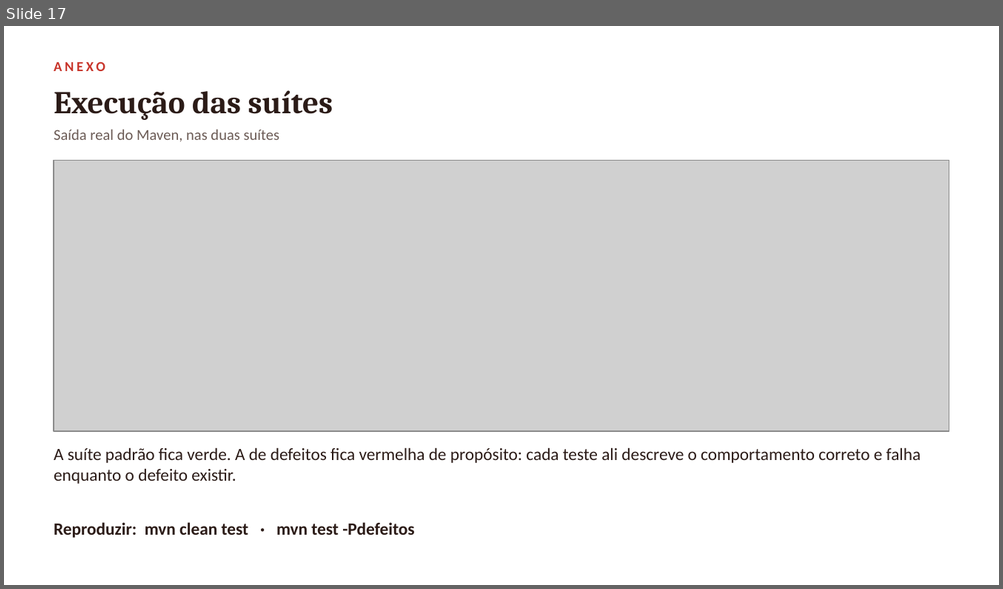
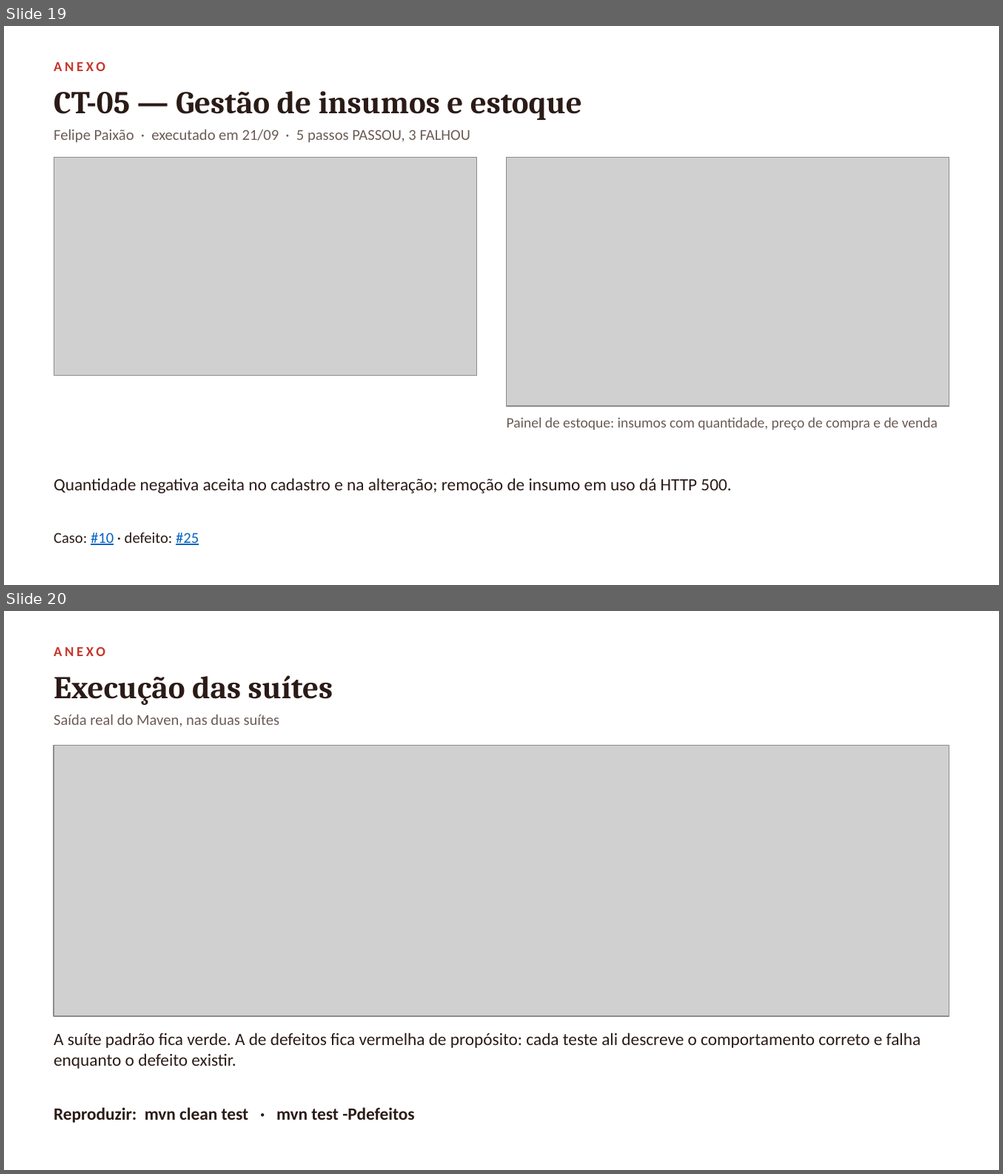
Before and after one commit to vini-pinheiro/trabalho-qualidade-e-teste-de-software, a slide deck: docs/entrega-1/apresentacao/apresentacao-entrega-1.pptx. Shown one above the other, each under a label of ours: slide 17 before the commit, slides 19 and 20 after it. The pictures are 1003x589 and 1003x1174 pixels, drawn with LibreOffice and Linux fonts; fonts in the diff are those of the drawing; grey boxes stand for pictures. Boxes give left, top, right and bottom in pixels: in the first picture for what was removed or moved away, otherwise in the second. Text is boxed around its words. In the diff, an @@ line names an element or a change of style, - is before the commit and + after.

Commit message:
docs: anexos com um slide por integrante e links clicáveis
- link do repositório visível na abertura, no encerramento e nos anexos
- toda referência #NN vira link para a issue correspondente (56 links no deck)
- um anexo por integrante: cabeçalho do documento do caso e tela do sistema
- telas extraídas dos prints anexados aos próprios casos de teste

```diff
--- a/docs/entrega-1/apresentacao/apresentacao-entrega-1.pptx
+++ b/docs/entrega-1/apresentacao/apresentacao-entrega-1.pptx
@@ slide 19 added at (4,26,999,585), background #FFFFFF @@
@@ text added at (54,62,105,71), 10 pt, text #C8352B, bold @@
+ANEXO
@@ text added at (54,91,582,120), 23 pt, text #2B1B17, bold @@
+CT-05 — Gestão de insumos e estoque
@@ text added at (54,129,470,143), 11 pt, text #6B5B55 @@
+Felipe Paixão · executado em 21/09 · 5 passos PASSOU, 3 FALHOU
@@ picture added at (54,157,476,375) @@
@@ picture added at (506,157,949,406) @@
@@ text added at (506,417,937,431), 10.5 pt, text #6B5B55 @@
+Painel de estoque: insumos com quantidade, preço de compra e de venda
@@ text added at (54,478,731,494), 12.5 pt, text #2B1B17 @@
+Quantidade negativa aceita no cadastro e na alteração; remoção de insumo em uso dá HTTP 500.
@@ text added at (54,532,199,545), 11 pt, text #2B1B17 @@
+Caso: #10 · defeito: #25
@@ what was slide 17 is now slide 20 @@
```
Also in this commit, not shown: 14 slides changed, 4 other slides added, 2 slides removed, 11 other files.
